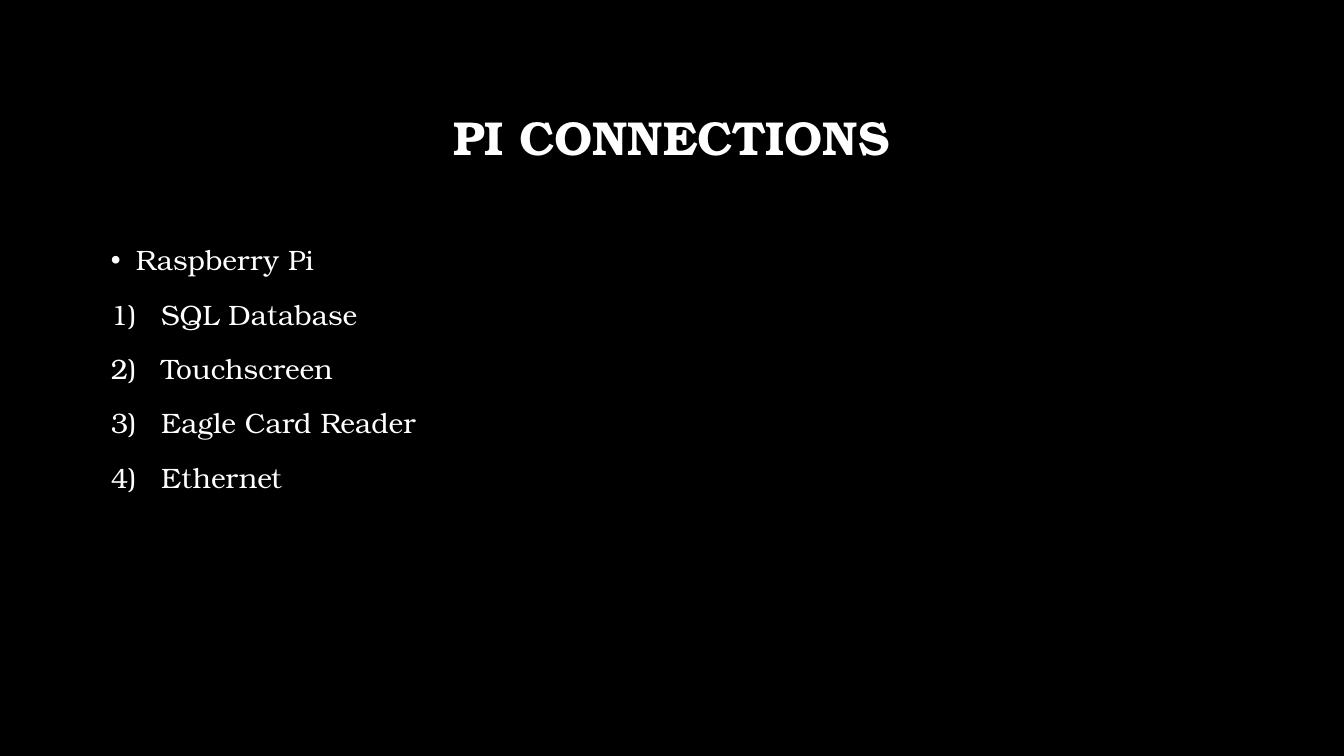
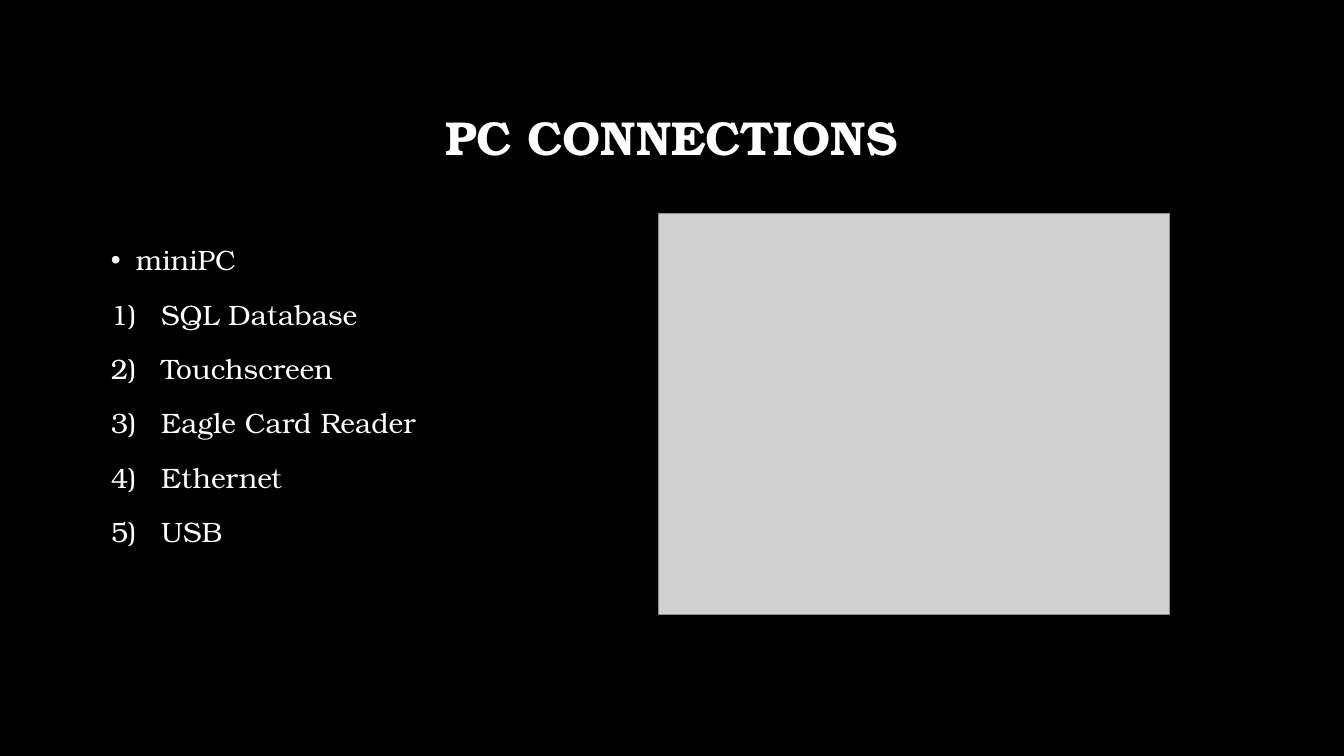
Before and after one commit to DillonSW/Capstone_Team_5, a slide deck: slide 4 of Reports/Conceptual Design.pptx (slide 5 before the commit). Drawn at 1344x756 pixels with LibreOffice and Linux fonts; fonts in the diff are those of the drawing; grey boxes stand for pictures; background and template pictures are left out. Boxes give left, top, right and bottom in pixels: in the first picture for what was removed or moved away, otherwise in the second. Text is boxed around its words. In the diff, an @@ line names an element or a change of style, - is before the commit and + after.

```diff
--- a/Reports/Conceptual Design.pptx
+++ b/Reports/Conceptual Design.pptx
@@ title at (445, 122, 898, 156): text changed @@
-PI CONNECTIONS
+PC CONNECTIONS
@@ picture added at (658, 214, 1170, 615) @@
@@ text at (136, 250, 236, 271): text changed @@
-• Raspberry Pi
+• miniPC
@@ text at (161, 522, 222, 543): paragraph added @@
+5) USB
```
Also in this commit, not shown: 2 other slides changed, 2 slides added, 2 slides removed.
